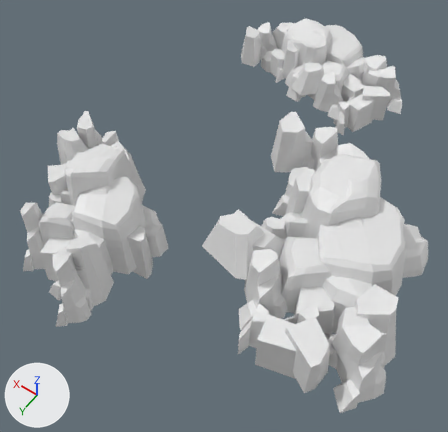
What one commit did to the FBX model Assets/Models/P1/P1_H2_山.fbx.
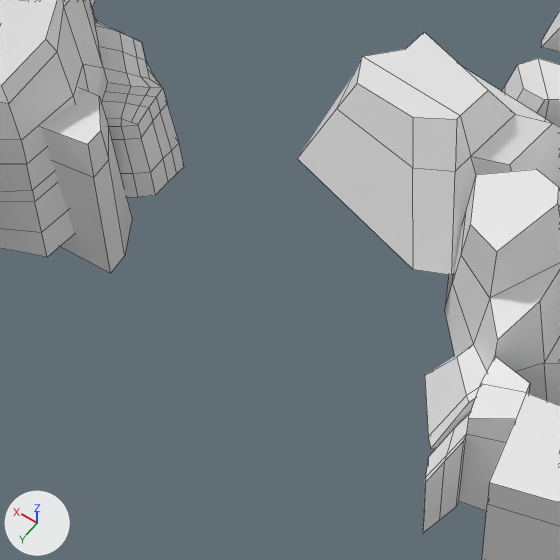
There are two pictures of each version: one whole from a camera (50 mm lens) standing at (-73.2, 142.2, 154.4) and looking at (1.1, 38.1, -9.1), one close up on the part from 26% to 62% of the width and 46% to 84% of the height. The axes (+X, +Y, +Z) are drawn at lower left. The lights are the same throughout. The close-ups show mesh edges as thin lines. Where no turn or scale is listed for an object, it has been applied to the vertices.

In view in the first close-up: '立方体.045', '立方体.058'.
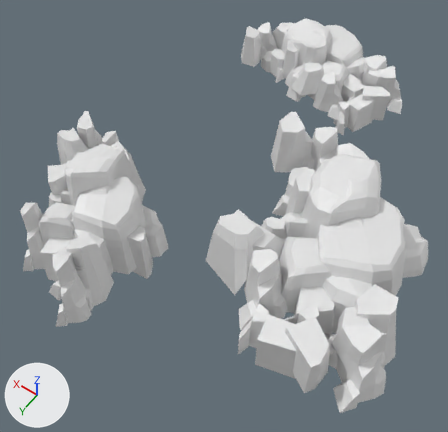
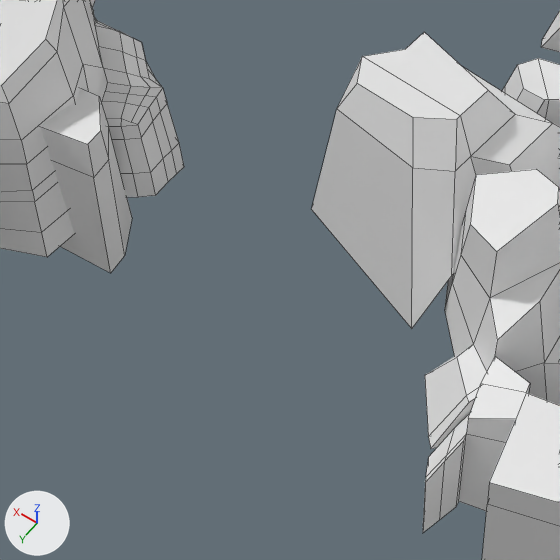
Where the change shows, as pixel boxes (x1, y1, x2, y2) in the close-ups (560 x 560 px; the box of a moved part takes in the faces that stretch with it):
```json
{"object": "立方体.058", "change": "reshaped", "before": [297, 11, 560, 560], "after": [312, 11, 560, 560]}
{"part": 1, "of": "me_立方体_058", "change": "moved or reshaped", "before": [297, 77, 455, 275], "after": [312, 109, 455, 329]}
```

The change, as JSON lines over the scene's bpy script:
```json
{"block": "me_立方体_058", "where": "me_立方体_058.from_pydata(...)  # 922 vertices, 779 faces; spans x -70.2..-0.4, y -0.4..77.4, z -8.0..22.9"}
{"block": "me_立方体_058", "where": "# used by ob_立方体_058; location = (0.0, 0.0, 0.0)"}
{"block": "me_立方体_058", "change": "me_立方体_058 part 1"}
{"op": "set", "path": "me_立方体_058.vertices[44].co", "old": "(-5.7, 59.1, 3.3)", "new": "(-5.7, 57.4, -6.5)", "note": "pixel (297, 158) -> pixel (311, 209)"}
{"op": "set", "path": "me_立方体_058.vertices[50].co", "old": "(-4.5, 50.3, 1.9)", "new": "(-4.5, 50.3, -1.8)"}
{"op": "set", "path": "me_立方体_058.vertices[52].co", "old": "(-6.7, 47.5, 1.4)", "new": "(-6.7, 47.5, -1.5)"}
{"op": "set", "path": "me_立方体_058.vertices[53].co", "old": "(-7.0, 46.6, 1.2)", "new": "(-7.0, 46.6, -1.7)"}
{"op": "set", "path": "me_立方体_058.vertices[57].co", "old": "(-20.5, 62.8, 3.8)", "new": "(-20.5, 62.8, -5.7)", "note": "pixel (413, 269) -> pixel (411, 328)"}
{"op": "set", "path": "me_立方体_058.vertices[71].co", "old": "(-9.7, 44.6, -0.1)", "new": "(-9.7, 44.6, -1.7)"}
```
